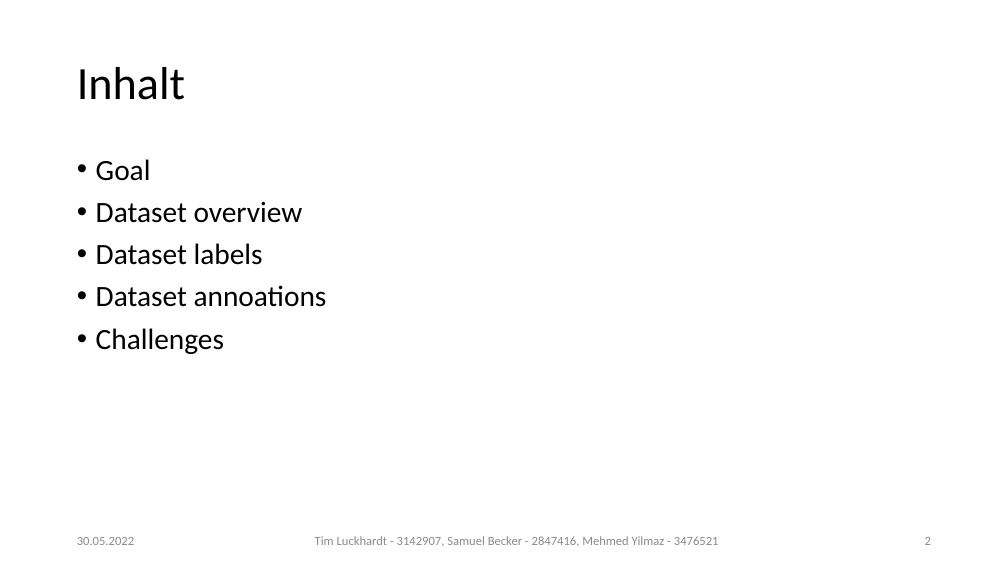
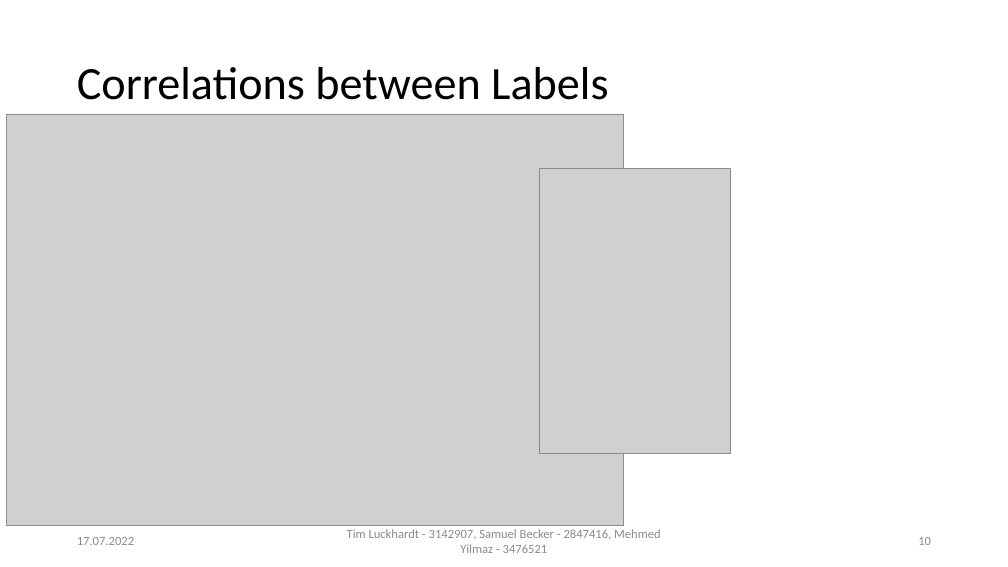
Before and after one commit to TLuckh/GermanArticlesNLP, a slide deck: slide 10 of Team10_ProblemFormulation.pptx (slide 2 before the commit). Drawn at 1008x567 pixels with LibreOffice and Linux fonts; fonts in the diff are those of the drawing; grey boxes stand for pictures. Boxes give left, top, right and bottom in pixels: in the first picture for what was removed or moved away, otherwise in the second. Text is boxed around its words. In the diff, an @@ line names an element or a change of style, - is before the commit and + after.

Commit message:
Added presentation

```diff
--- a/Team10_ProblemFormulation.pptx
+++ b/Team10_ProblemFormulation.pptx
@@ title at (77,67,608,100): text changed @@
-Inhalt
+Correlations between Labels
@@ picture added at (6,114,624,526) @@
@@ text removed at (96,159,327,354) @@
-• Goal
-• Dataset overview
-• Dataset labels
-• Dataset annoations
-• Challenges
@@ picture added at (539,169,730,453) @@
@@ text at (77,537,134,545): text changed @@
-30.05.2022
+17.07.2022
@@ text "Tim Luckhardt - 3142907, Samuel ..." rewrapped from (315,536,719,545) to (347,529,661,553) @@
@@ page number at (918,537,931,545): text changed @@
-2
+10
```
Also in this commit, not shown: 6 other slides changed, 7 slides added, 2 slides removed, 4 other files.
